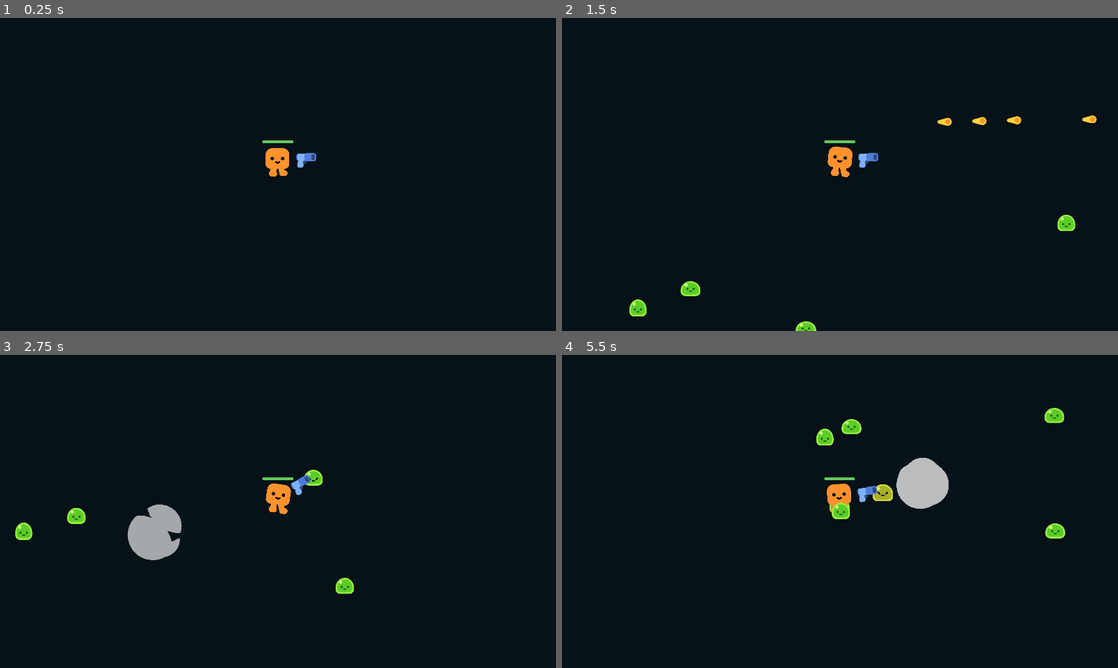
Above: before the commit, frames 1-4 (two rows, left to right).
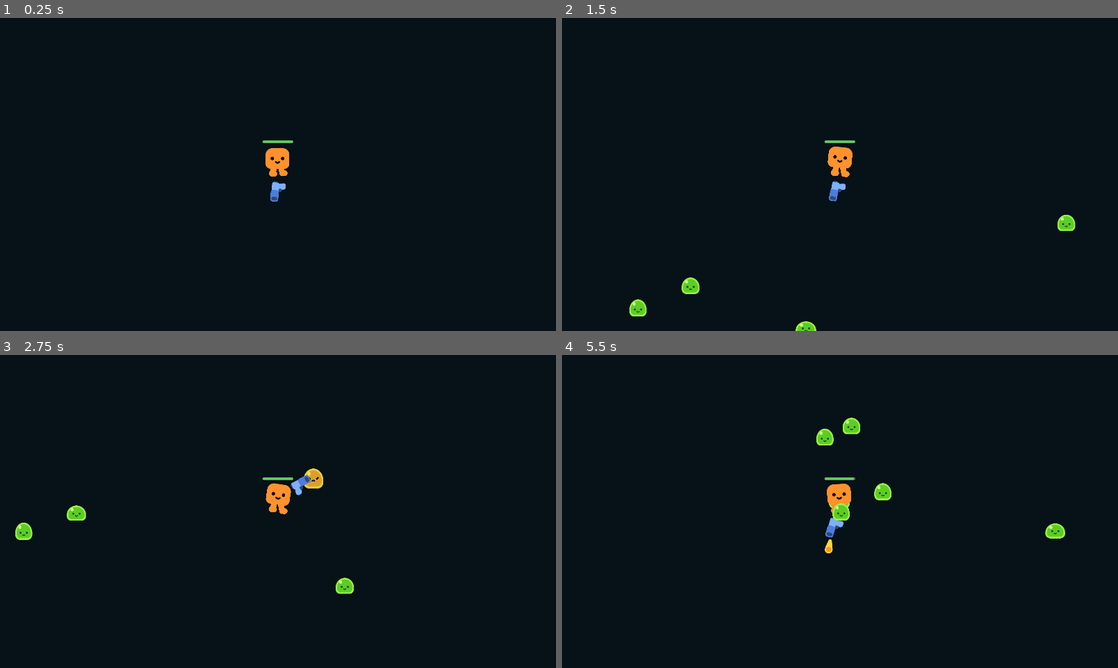
Above: after the commit, the same moments.

Repository: Sivarjuen/GeometrySurvival
Game: Godot game, scene res://game/game.tscn
Same seed, same stepped clock (60 frames per second), same inputs: the game is played once before the commit and once after it.
Inputs:
- Up to frame 1 (0.25 s): no input
- Up to frame 2 (1.5 s): tap Enter at 0.5 s; hold D (move_right) 0.53-1.28 s; hold S (move_down) from 1.28 s (still down)
- Up to frame 3 (2.75 s): release S (move_down) at 2.03 s; hold D (move_right) from 2.03 s (still down)
- Up to frame 4 (5.5 s): release D (move_right) at 2.78 s; hold W (move_up) 2.78-3.53 s; hold A (move_left) 3.53-5.03 s; hold S (move_down) from 5.03 s (still down)

The runs differ from the first frame. In frame 1, 0.2% of the frame differs, in the area x 47-57%, y 39-59%; in frame 2, 0.6%; in frame 3, 1.6%; in frame 4, 1.9%, in the area x 47-91%, y 16-64%.

Commit message:
Add boss and Github Pages workflow

Diff:
--- a/assets/characters/slime/slime.gd
+++ b/assets/characters/slime/slime.gd
@@ -1,4 +1,7 @@
 extends Node2D
+
+func set_animation_speed(value):
+	%AnimationPlayer.speed_scale = value
 
 func play_walk():
 	%AnimationPlayer.play("walk")
--- a/game/game.gd
+++ b/game/game.gd
@@ -1,7 +1,16 @@
 extends Node2D
 
+const MOB_SCENE = preload("res://game/mobs/mob.tscn")
+const BOSS_MOB_SCENE = preload("res://game/mobs/boss_mob.tscn")
+
 func spawn_mob():
-	var new_mob = preload("res://game/mobs/mob.tscn").instantiate()
+	var new_mob = MOB_SCENE.instantiate()
+	%PathFollow2D.progress_ratio = randf()
+	new_mob.global_position = %PathFollow2D.global_position
+	add_child(new_mob)
+
+func spawn_boss_mob():
+	var new_mob = BOSS_MOB_SCENE.instantiate()
 	%PathFollow2D.progress_ratio = randf()
 	new_mob.global_position = %PathFollow2D.global_position
 	add_child(new_mob)
@@ -12,3 +21,6 @@
 func _on_player_health_depleted():
 	%GameOver.visible = true
 	get_tree().paused = true
+
+func _on_boss_mob_timer_timeout():
+	spawn_boss_mob()
--- a/game/game.tscn
+++ b/game/game.tscn
@@ -33,8 +33,12 @@
 position = Vector2(-190, -238)
 rotation = -0.00350876
 
-[node name="Timer" type="Timer" parent="."]
+[node name="MobTimer" type="Timer" parent="."]
 wait_time = 0.3
+autostart = true
+
+[node name="BossMobTimer" type="Timer" parent="."]
+wait_time = 15.0
 autostart = true
 
 [node name="GameOver" type="CanvasLayer" parent="."]
@@ -66,4 +70,5 @@
 text = "Game Over"
 
 [connection signal="health_depleted" from="Player" to="." method="_on_player_health_depleted"]
-[connection signal="timeout" from="Timer" to="." method="_on_timer_timeout"]
+[connection signal="timeout" from="MobTimer" to="." method="_on_timer_timeout"]
+[connection signal="timeout" from="BossMobTimer" to="." method="_on_boss_mob_timer_timeout"]
--- /dev/null
+++ b/game/mobs/boss_mob.gd
@@ -0,0 +1,25 @@
+extends CharacterBody2D
+
+var health = 10
+
+@onready var player = get_node("/root/Game/Player")
+
+func _ready():
+	%Slime.set_animation_speed(0.4)
+	%Slime.play_walk()
+
+func _physics_process(delta):
+	var direction = global_position.direction_to(player.global_position)
+	velocity = direction * 150.0
+	move_and_slide()
+
+func take_damage():
+	health -= 1
+	%Slime.play_hurt()
+
+	if health == 0:
+		queue_free()
+		const SMOKE_SCENE = preload("res://assets/smoke_explosion/smoke_explosion.tscn")
+		var smoke = SMOKE_SCENE.instantiate()
+		get_parent().add_child(smoke)
+		smoke.global_position = global_position
--- /dev/null
+++ b/game/mobs/boss_mob.tscn
@@ -0,0 +1,22 @@
+[gd_scene load_steps=4 format=3 uid="uid://c01uncyb02ojn"]
+
+[ext_resource type="Script" path="res://game/mobs/boss_mob.gd" id="1_f1p21"]
+[ext_resource type="PackedScene" uid="uid://ogik4s70pgwl" path="res://assets/characters/slime/slime.tscn" id="2_vkkf6"]
+
+[sub_resource type="RectangleShape2D" id="RectangleShape2D_whq03"]
+size = Vector2(52, 38)
+
+[node name="BossMob" type="CharacterBody2D"]
+scale = Vector2(3, 3)
+collision_layer = 2
+collision_mask = 3
+platform_floor_layers = 0
+script = ExtResource("1_f1p21")
+
+[node name="Slime" parent="." instance=ExtResource("2_vkkf6")]
+unique_name_in_owner = true
+position = Vector2(0, 14)
+scale = Vector2(0.6, 0.6)
+
+[node name="CollisionShape2D" type="CollisionShape2D" parent="."]
+shape = SubResource("RectangleShape2D_whq03")
--- a/game/mobs/mob.tscn
+++ b/game/mobs/mob.tscn
@@ -4,7 +4,7 @@
 [ext_resource type="PackedScene" uid="uid://ogik4s70pgwl" path="res://assets/characters/slime/slime.tscn" id="2_kb2y4"]
 
 [sub_resource type="RectangleShape2D" id="RectangleShape2D_whq03"]
-size = Vector2(48, 33)
+size = Vector2(52, 38)
 
 [node name="Mob" type="CharacterBody2D"]
 collision_layer = 2
@@ -18,5 +18,4 @@
 scale = Vector2(0.6, 0.6)
 
 [node name="CollisionShape2D" type="CollisionShape2D" parent="."]
-position = Vector2(0, 2.5)
 shape = SubResource("RectangleShape2D_whq03")
--- a/game/player/player.tscn
+++ b/game/player/player.tscn
@@ -12,7 +12,12 @@
 radius = 39.2046
 
 [sub_resource type="StyleBoxFlat" id="StyleBoxFlat_hhhm3"]
-bg_color = Color(0.0627451, 0.0627451, 0.0627451, 0.313726)
+bg_color = Color(0.537255, 0.537255, 0.537255, 0.815686)
+border_width_left = 1
+border_width_top = 1
+border_width_right = 1
+border_width_bottom = 1
+border_color = Color(0.282353, 0.282353, 0.282353, 1)
 corner_radius_top_left = 4
 corner_radius_top_right = 4
 corner_radius_bottom_right = 4
@@ -20,6 +25,11 @@
 
 [sub_resource type="StyleBoxFlat" id="StyleBoxFlat_8rj63"]
 bg_color = Color(0.388235, 0.8, 0.372549, 1)
+border_width_left = 1
+border_width_top = 1
+border_width_right = 1
+border_width_bottom = 1
+border_color = Color(0.282353, 0.282353, 0.282353, 1)
 corner_radius_top_left = 4
 corner_radius_top_right = 4
 corner_radius_bottom_right = 4
--- a/game/weapons/bullet.tscn
+++ b/game/weapons/bullet.tscn
@@ -3,8 +3,9 @@
 [ext_resource type="Script" path="res://game/weapons/bullet.gd" id="1_7y63n"]
 [ext_resource type="Texture2D" uid="uid://dftkbqwsfd68r" path="res://assets/pistol/projectile.png" id="1_auxn0"]
 
-[sub_resource type="CircleShape2D" id="CircleShape2D_k20uj"]
-radius = 20.0
+[sub_resource type="CapsuleShape2D" id="CapsuleShape2D_rvme6"]
+radius = 19.0011
+height = 56.0
 
 [node name="Bullet" type="Area2D"]
 top_level = true
@@ -17,6 +18,8 @@
 texture = ExtResource("1_auxn0")
 
 [node name="CollisionShape2D" type="CollisionShape2D" parent="."]
-shape = SubResource("CircleShape2D_k20uj")
+position = Vector2(-10, 0)
+rotation = 1.56968
+shape = SubResource("CapsuleShape2D_rvme6")
 
 [connection signal="body_entered" from="." to="." method="_on_body_entered"]
--- a/game/weapons/gun.gd
+++ b/game/weapons/gun.gd
@@ -1,17 +1,41 @@
 extends Area2D
 
+const BULLET = preload("res://game/weapons/bullet.tscn")
+var target = null
+
 func _physics_process(delta):
-	var enemies_in_range = get_overlapping_bodies()
-	if enemies_in_range.size() > 0:
-		var target_enemy = enemies_in_range[0]
-		look_at(target_enemy.global_position)
+	print(rotation_degrees)
+	var angle = rotation_degrees
+	if rotation_degrees > 360:
+		angle = fmod(rotation_degrees,360)
+	elif rotation_degrees < -360:
+		angle = fmod(rotation_degrees,-360)
+	if (angle >= -90 && angle <= 90) || angle >= 270 || angle <= -270:
+		%Pistol.scale.y = 1
+	else:
+		%Pistol.scale.y = -1
+	select_target()
 
 func shoot():
-	const BULLET = preload("res://game/weapons/bullet.tscn")
-	var new_bullet = BULLET.instantiate()
-	new_bullet.global_position = %ShootingPoint.global_position
-	new_bullet.global_rotation = %ShootingPoint.global_rotation
-	%ShootingPoint.add_child(new_bullet)
+	if target:
+		var new_bullet = BULLET.instantiate()
+		new_bullet.global_position = %ShootingPoint.global_position
+		new_bullet.global_rotation = %ShootingPoint.global_rotation
+		%ShootingPoint.add_child(new_bullet)
 
 func _on_timer_timeout():
 	shoot()
+
+func select_target():
+	var closest_distance = 1000
+	var closest_enemy = null
+
+	for enemy in get_overlapping_bodies():
+		var distance = global_position.distance_to(enemy.global_position)
+		if distance < closest_distance:
+			closest_distance = distance
+			closest_enemy = enemy
+
+	target = closest_enemy
+	if closest_enemy:
+		look_at(target.global_position)
--- a/game/weapons/gun.tscn
+++ b/game/weapons/gun.tscn
@@ -4,9 +4,10 @@
 [ext_resource type="Script" path="res://game/weapons/gun.gd" id="1_vgwrj"]
 
 [sub_resource type="CircleShape2D" id="CircleShape2D_pqy57"]
-radius = 492.025
+radius = 713.101
 
 [node name="Gun" type="Area2D"]
+rotation = -4.60767
 collision_layer = 0
 collision_mask = 2
 script = ExtResource("1_vgwrj")
@@ -18,6 +19,7 @@
 rotation = -0.00921624
 
 [node name="Pistol" type="Sprite2D" parent="WeaponPivot"]
+unique_name_in_owner = true
 position = Vector2(97.0027, -9.58983)
 texture = ExtResource("1_jmbo5")
 
Not shown, added: .github/workflows/godot-ci.yml
